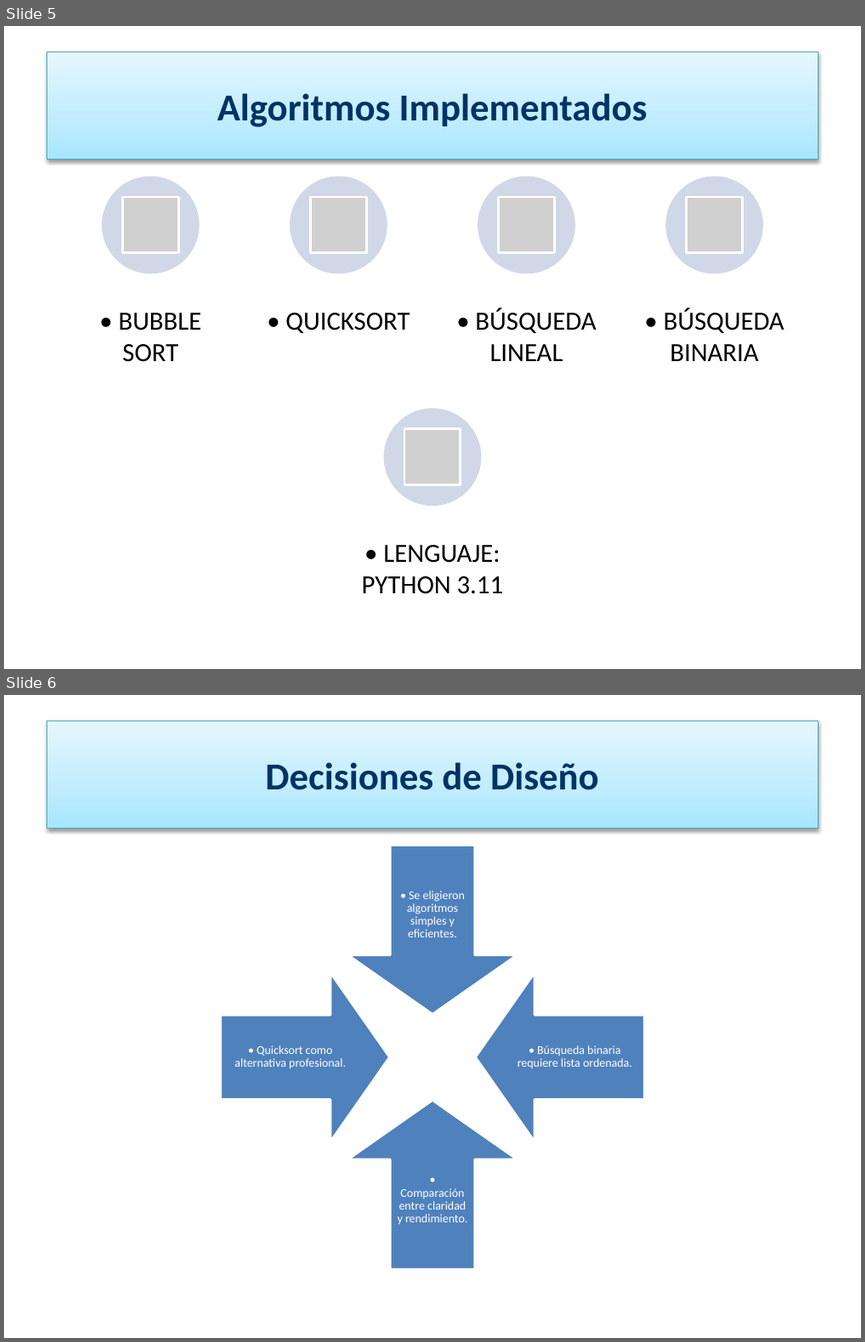
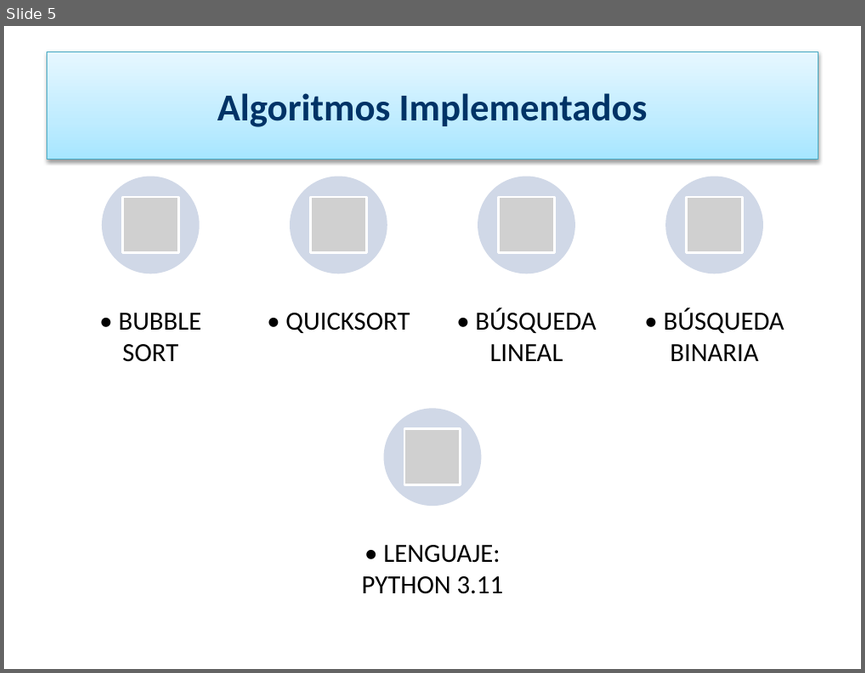
Before and after one commit to LucaR0801/T.P-Integrador-Programaci-n-1, a slide deck: Presentación - TP Programación I - Luca Ruff (Estilizada).pptx. Shown one above the other, each under a label of ours: slides 5 and 6 before the commit, slide 5 after it. The pictures are 865x1342 and 865x673 pixels, drawn with LibreOffice and Linux fonts; fonts in the diff are those of the drawing; grey boxes stand for pictures. Boxes give left, top, right and bottom in pixels: in the first picture for what was removed or moved away, otherwise in the second. Text is boxed around its words. In the diff, an @@ line names an element or a change of style, - is before the commit and + after.

```diff
--- a/Presentación - TP Programación I - Luca Ruff (Estilizada).pptx
+++ b/Presentación - TP Programación I - Luca Ruff (Estilizada).pptx
@@ slide 6 removed at <box>4,695,861,1338</box>, background #FFFFFF @@
@@ title removed at <box>46,721,818,828</box> @@
-Decisiones de Diseño
@@ group removed at <box>221,845,644,1269</box>: 4 down arrows, 4 texts @@
-• Se eligieron algoritmos simples y eficientes.
-• Búsqueda binaria requiere lista ordenada.
-• Comparación entre claridad y rendimiento.
-• Quicksort como alternativa profesional.
```
Also in this commit, not shown: 2 slides changed.
